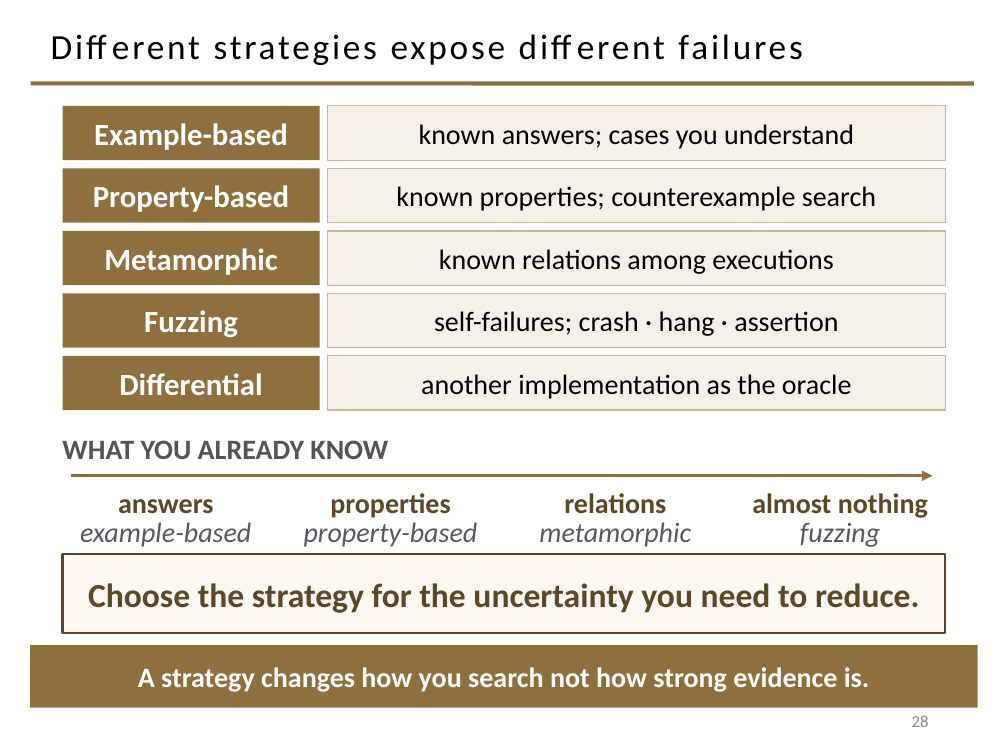
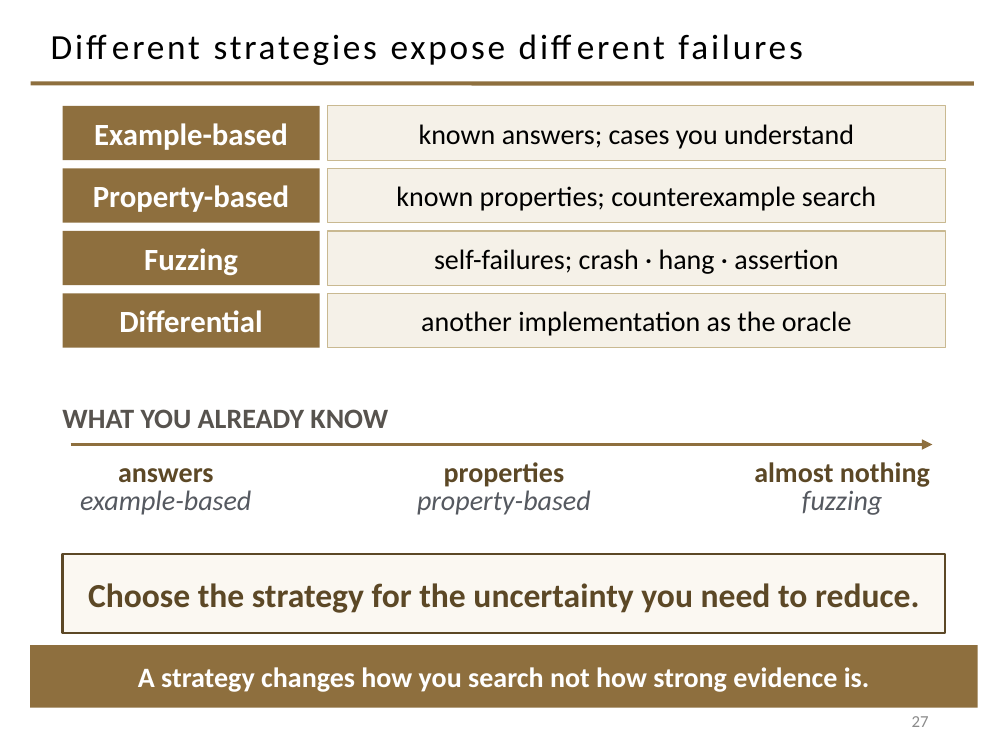
Before and after one commit to davisjam/model-based-agentic-software-engineering, a slide deck: slide 27 of course/lectures/act-1-foundations/08-validation/1-8-Validation.pptx (slide 28 before the commit). Drawn at 1008x756 pixels with LibreOffice and Linux fonts; fonts in the diff are those of the drawing; background and template pictures are left out. Boxes give left, top, right and bottom in pixels: in the first picture for what was removed or moved away, otherwise in the second. Text is boxed around its words. In the diff, an @@ line names an element or a change of style, - is before the commit and + after.

```diff
--- a/course/lectures/act-1-foundations/08-validation/1-8-Validation.pptx
+++ b/course/lectures/act-1-foundations/08-validation/1-8-Validation.pptx
@@ rectangle "Fuzzing": place and size @@
-rectangle "Fuzzing" at [62,293,320,348]
+rectangle "Fuzzing" at [62,231,320,285]
@@ rectangle removed at [62,231,320,285] @@
-Metamorphic
@@ rectangle "self-failures; crash · hang · ...": place and size @@
-rectangle "self-failures; crash · hang · ..." at [328,293,946,348]
+rectangle "self-failures; crash · hang · ..." at [328,231,946,285]
@@ rectangle removed at [328,231,946,285] @@
-known relations among executions
@@ rectangle "Differential": place and size @@
-rectangle "Differential" at [62,356,320,410]
+rectangle "Differential" at [62,293,320,348]
@@ rectangle "another implementation as the oracle": place and size @@
-rectangle "another implementation as the oracle" at [328,356,946,410]
+rectangle "another implementation as the oracle" at [328,293,946,348]
@@ 5 texts, 1 arrow: place and size @@
-5 texts, 1 arrow at [62,440,932,547]
+5 texts, 1 arrow at [62,409,932,515]
@@ text "properties": place and size @@
-text "properties" at [330,493,451,518]
+text "properties" at [444,462,565,487]
@@ text "property-based": place and size @@
-text "property-based" at [304,522,478,547]
+text "property-based" at [417,490,591,515]
@@ text removed at [564,493,666,513] @@
-relations
@@ text removed at [539,522,691,547] @@
-metamorphic
@@ page number at [912,716,929,727]: text changed @@
-28
+27
```
Also in this commit, not shown: 1 slide added, 2 slides removed, 2 other files.
